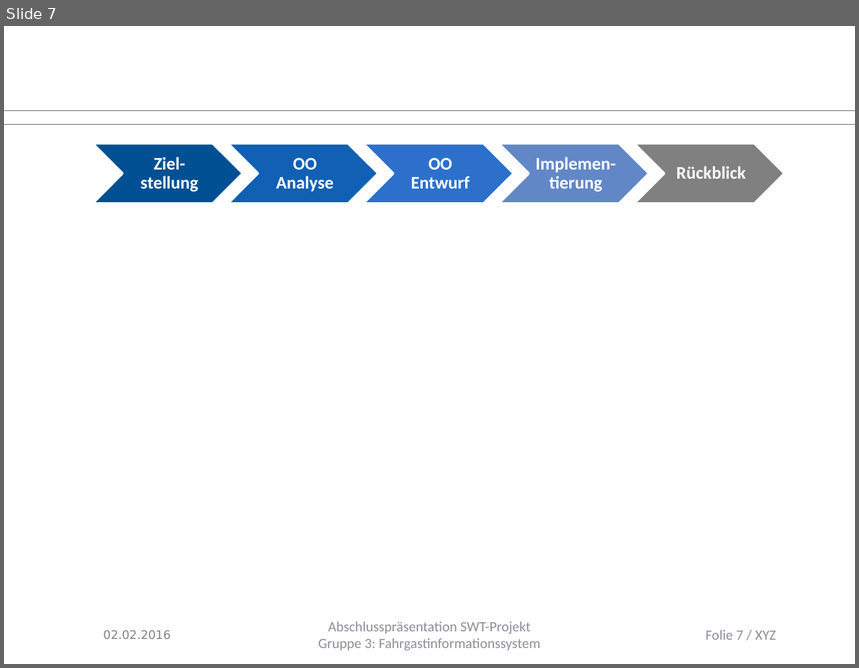
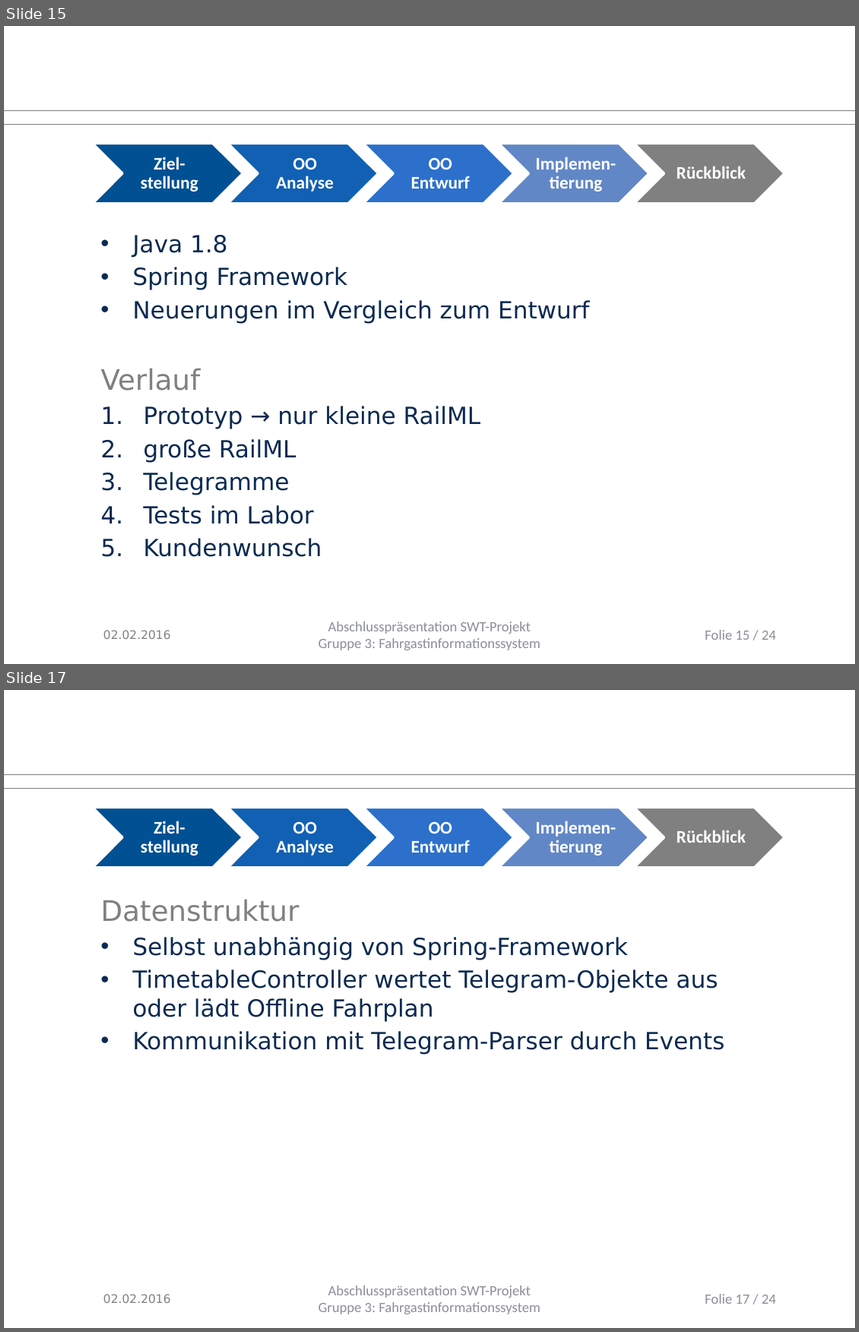
Before and after one commit to Juu98/fahrgastinformationssystem, a slide deck: organisation/Endpräsentation/abschlusspraesentation.pptx. Shown one above the other, each under a label of ours: slide 7 before the commit, slides 15 and 17 after it; the slides between them are not shown. The pictures are 859x668 and 859x1332 pixels, drawn with LibreOffice and Linux fonts; fonts in the diff are those of the drawing; background and template pictures are left out. Boxes give left, top, right and bottom in pixels: in the first picture for what was removed or moved away, otherwise in the second. Text is boxed around its words. In the diff, an @@ line names an element or a change of style, - is before the commit and + after.

```diff
--- a/organisation/Endpräsentation/abschlusspraesentation.pptx
+++ b/organisation/Endpräsentation/abschlusspraesentation.pptx
@@ slide 17 added at (4, 690, 855, 1328), background #FFFFFF; not listed: 2 template elements that a slide beside it also shows @@
@@ group added at (92, 808, 785, 868): 5 chevrons, 5 texts @@
+Ziel-stellung
+OO Analyse
+OO Entwurf
+Implemen-tierung
+Rückblick
@@ text added at (101, 899, 724, 1055), 20 pt, text #0B2A51 @@
+Datenstruktur
+• Selbst unabhängig von Spring-Framework
+• TimetableController wertet Telegram-Objekte aus oder lädt Offline Fahrplan
+• Kommunikation mit Telegram-Parser durch Events
@@ text added at (104, 1294, 171, 1303), 10 pt, text #808080 @@
+02.02.2016
@@ text added at (319, 1286, 541, 1315), 12 pt, text #8C8E98 @@
+Abschlusspräsentation SWT-Projekt
+Gruppe 3: Fahrgastinformationssystem
@@ page number added at (705, 1294, 776, 1304), 12 pt, text #8C8E98 @@
+Folie 17 / 24
@@ what was slide 7 is now slide 15 @@
@@ slide 15 changed as well @@
@@ text added at (101, 235, 590, 557), 20 pt, text #0B2A51 @@
+• Java 1.8
+• Spring Framework
+• Neuerungen im Vergleich zum Entwurf
+Verlauf
+1. Prototyp → nur kleine RailML
+2. große RailML
+3. Telegramme
+4. Tests im Labor
+5. Kundenwunsch
@@ page number at (705, 630, 776, 640): text changed @@
-Folie 7 / XYZ
+Folie 15 / 24
```
Also in this commit, not shown: 4 other slides changed, 13 other slides added, 1 other file.
